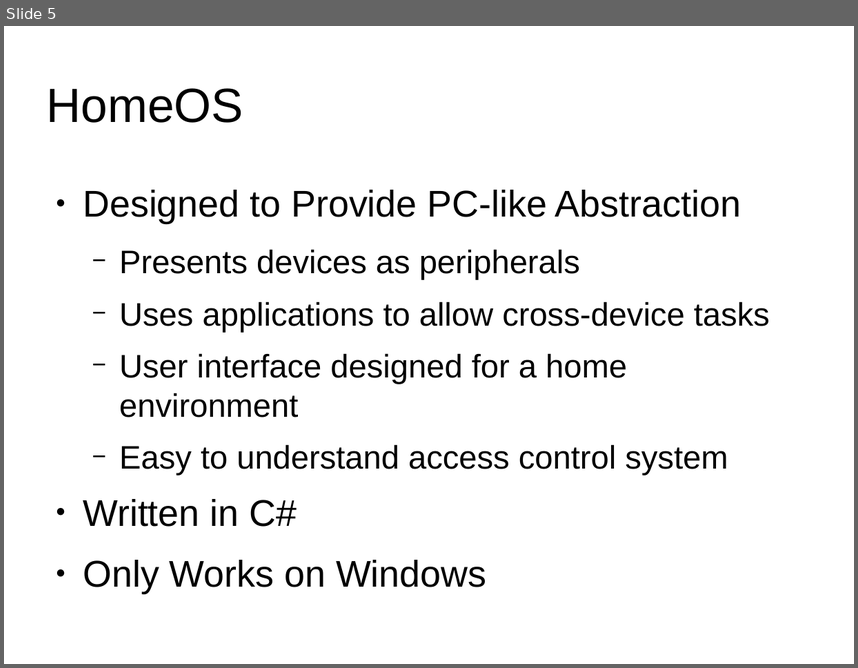
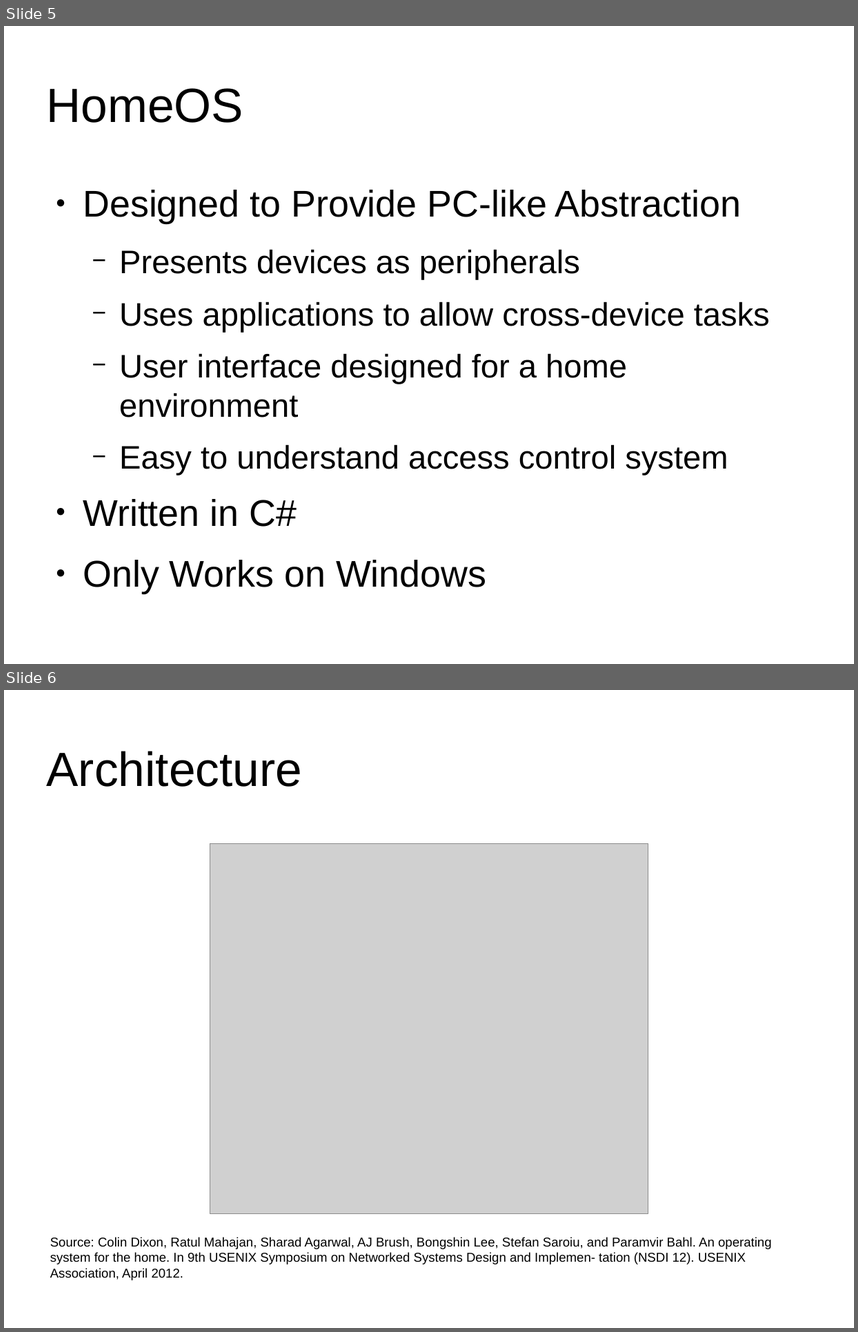
Before and after one commit to 0xCafeDude/crossPlatformAlternativeHomeOS, a slide deck: presentation/presentation.odp. Shown one above the other, each under a label of ours: slide 5 before the commit, slides 5 and 6 after it. The pictures are 858x668 and 858x1332 pixels, drawn with LibreOffice and Linux fonts; fonts in the diff are those of the drawing; grey boxes stand for pictures; background and template pictures are left out. Boxes give left, top, right and bottom in pixels: in the first picture for what was removed or moved away, otherwise in the second. Text is boxed around its words. In the diff, an @@ line names an element or a change of style, - is before the commit and + after.

```diff
--- a/presentation/presentation.odp
+++ b/presentation/presentation.odp
@@ slide 6 added at bbox=[4, 690, 854, 1328], background #FFFFFF @@
@@ title added at bbox=[47, 751, 303, 787], 44.8 pt, text #000000 @@
+Architecture
@@ picture added at bbox=[210, 843, 648, 1213] @@
@@ text added at bbox=[50, 1236, 772, 1280], 12 pt, text #000000 @@
+Source: Colin Dixon, Ratul Mahajan, Sharad Agarwal, AJ Brush, Bongshin Lee, Stefan Saroiu, and Paramvir Bahl. An operating system for the home. In 9th USENIX Symposium on Networked Systems Design and Implemen- tation (NSDI 12). USENIX Association, April 2012.
```
Also in this commit, not shown: 1 slide changed, 1 slide removed, 1 other file.
